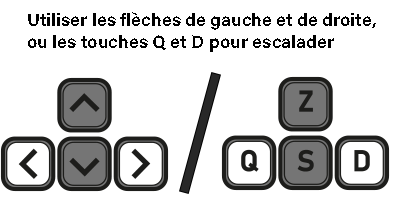
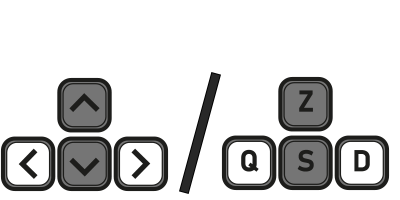
Layer changes from the first 400px x 200px image to the second:
painted on "Utiliser les flèches de gauche et de droite, ou les touches Q e" over [28,12,376,52]
